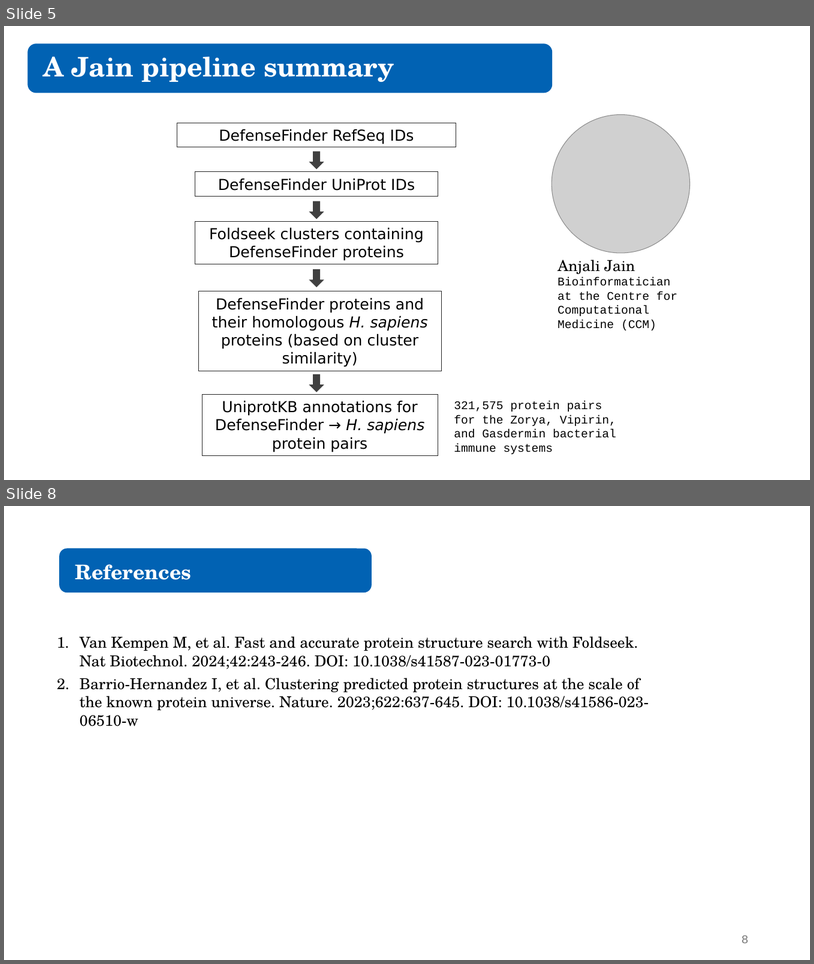
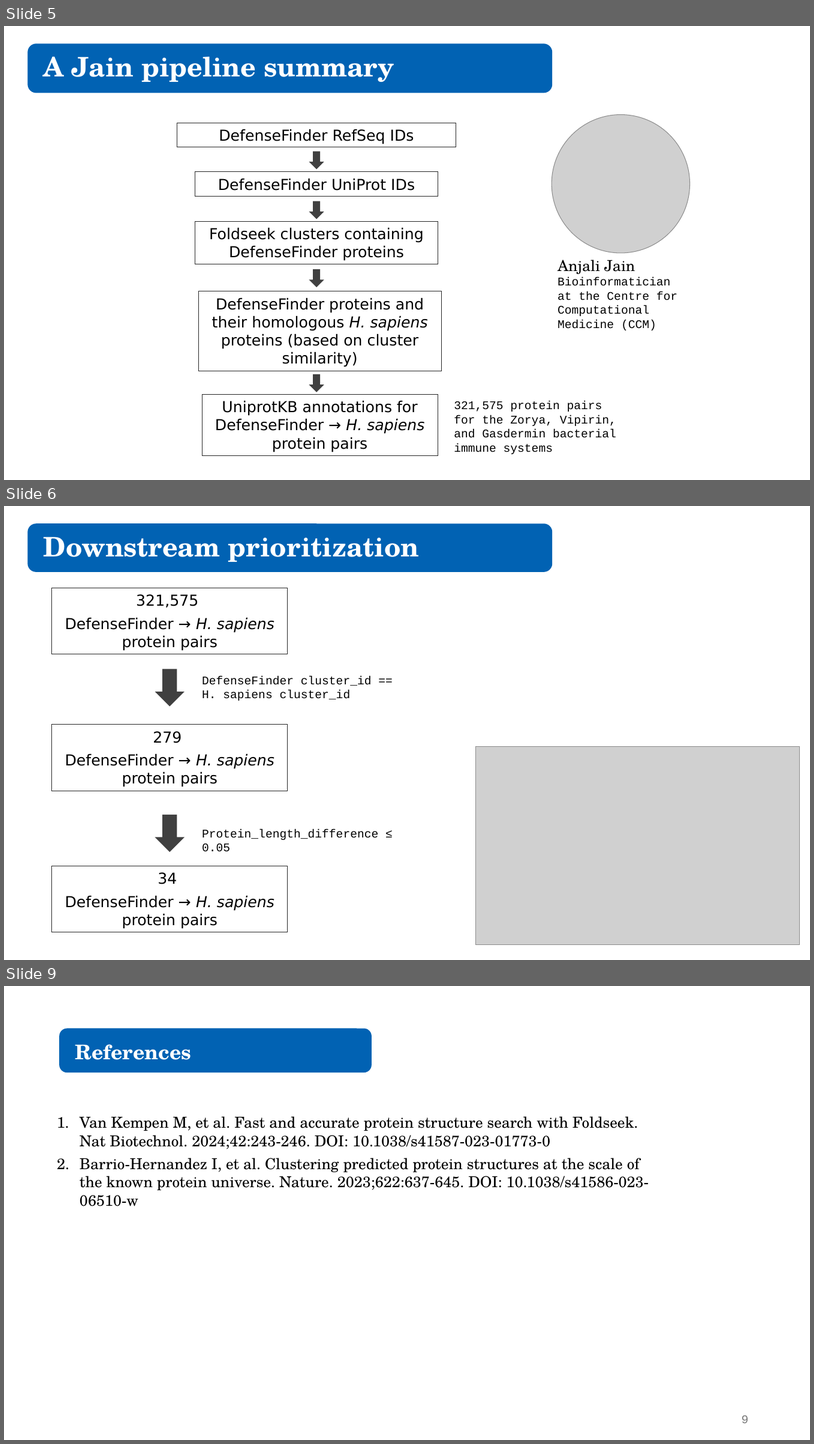
Before and after one commit to juliandeanmoran/BISSH, a slide deck: vis/reports/2026-02-18_projectUpdate_1.pptx. Shown one above the other, each under a label of ours: slides 5 and 8 before the commit, slides 5, 6 and 9 after it; the slides between them are not shown. The pictures are 814x964 and 814x1444 pixels, drawn with LibreOffice and Linux fonts; fonts in the diff are those of the drawing; grey boxes stand for pictures. Boxes give left, top, right and bottom in pixels: in the first picture for what was removed or moved away, otherwise in the second. Text is boxed around its words. In the diff, an @@ line names an element or a change of style, - is before the commit and + after.

```diff
--- a/vis/reports/2026-02-18_projectUpdate_1.pptx
+++ b/vis/reports/2026-02-18_projectUpdate_1.pptx
@@ slide 6 added at bbox=[4, 506, 810, 960], background #FFFFFF @@
@@ rounded rectangle added at bbox=[28, 524, 552, 571], fill #0162B3, outline #0162B3 1.5 pt @@
@@ text added at bbox=[44, 537, 419, 562], 32 pt, text #FFFFFF, bold @@
+Downstream prioritization
@@ rectangle added at bbox=[52, 588, 288, 654], outline #262626 0.75 pt, 18 pt, text #000000 @@
+321,575
+DefenseFinder → H. sapiens protein pairs
@@ down arrow added at bbox=[156, 669, 183, 705], fill #404040, outline #404040 1.5 pt @@
@@ text added at bbox=[202, 676, 372, 700], 14 pt, text #000000 @@
+DefenseFinder cluster_id ==
+H. sapiens cluster_id
@@ rectangle added at bbox=[52, 724, 288, 790], outline #262626 0.75 pt, 18 pt, text #000000 @@
+279
+DefenseFinder → H. sapiens protein pairs
@@ picture added at bbox=[476, 746, 800, 945] @@
@@ down arrow added at bbox=[156, 815, 183, 851], fill #404040, outline #404040 1.5 pt @@
@@ text added at bbox=[202, 829, 378, 852], 14 pt, text #000000 @@
+Protein_length_difference ≤ 0.05
@@ rectangle added at bbox=[52, 866, 288, 932], outline #262626 0.75 pt, 18 pt, text #000000 @@
+34
+DefenseFinder → H. sapiens protein pairs
@@ what was slide 8 is now slide 9 @@
@@ page number at bbox=[742, 1415, 749, 1423]: text changed @@
-8
+9
```
Also in this commit, not shown: 1 slide changed, 1 other slide added, 1 slide removed, 1 other file.
